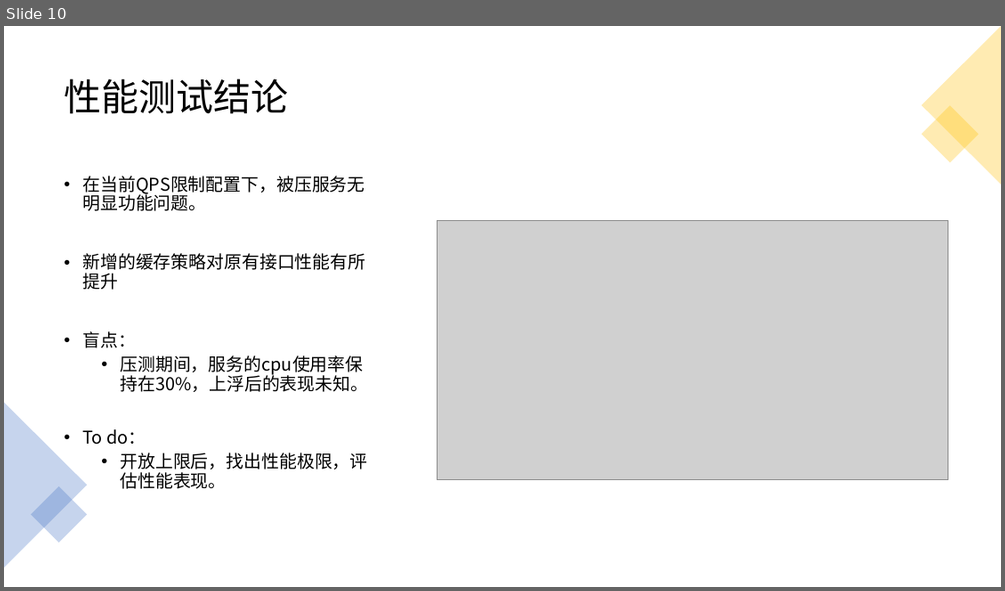
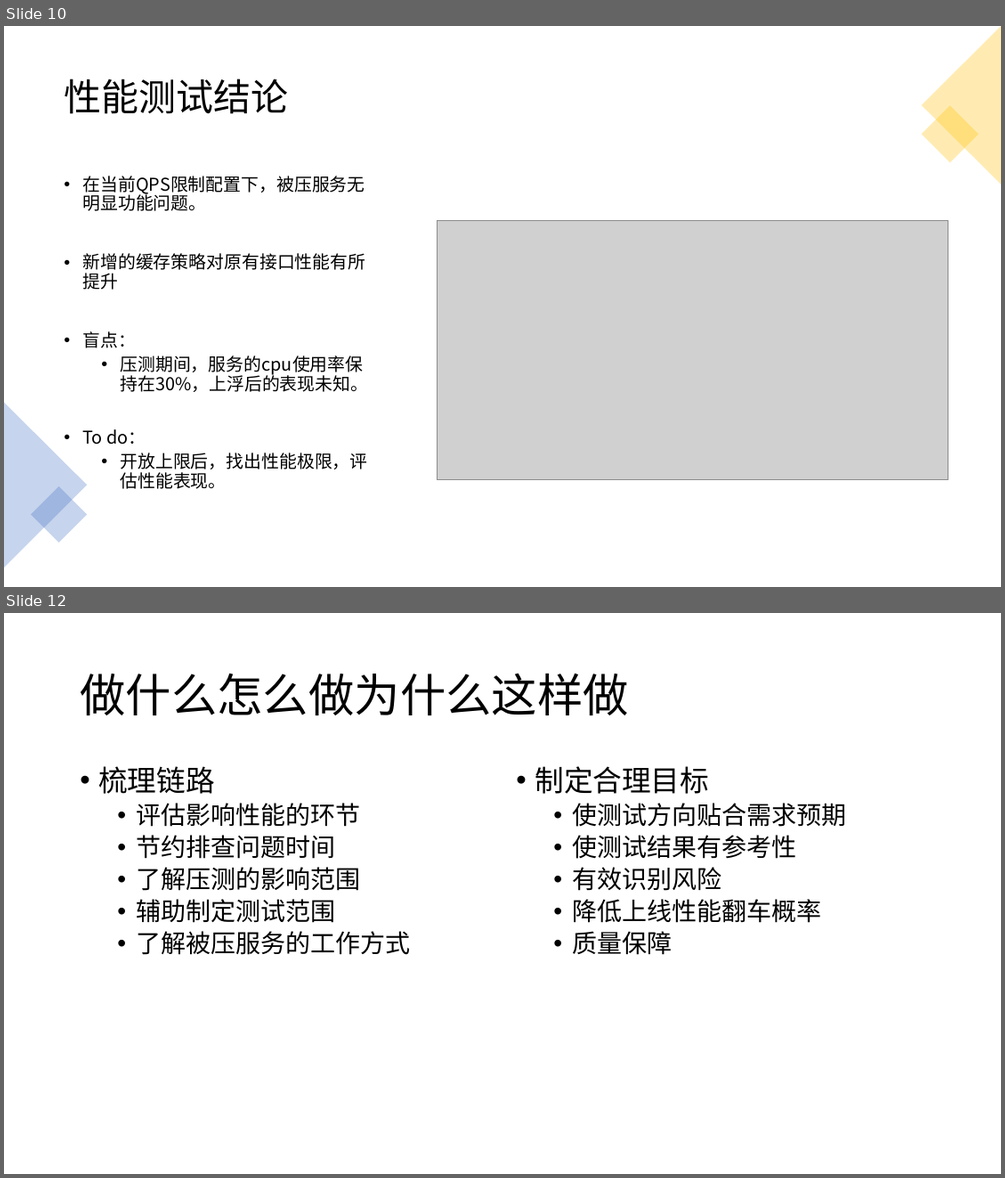
Before and after one commit to Rexixe1993/-, a slide deck: D99压测分享会.pptx. Shown one above the other, each under a label of ours: slide 10 before the commit, slides 10 and 12 after it; the slides between them are not shown. The pictures are 1005x591 and 1005x1178 pixels, drawn with LibreOffice and Linux fonts; fonts in the diff are those of the drawing; grey boxes stand for pictures. Boxes give left, top, right and bottom in pixels: in the first picture for what was removed or moved away, otherwise in the second. Text is boxed around its words. In the diff, an @@ line names an element or a change of style, - is before the commit and + after.

```diff
--- a/D99压测分享会.pptx
+++ b/D99压测分享会.pptx
@@ slide 12 added at box(4, 613, 1001, 1174), background #FFFFFF @@
@@ title added at box(80, 673, 628, 715), 44 pt, text #000000 @@
+做什么怎么做为什么这样做
@@ text added at box(98, 766, 410, 955), 24 pt, text #000000 @@
+• 梳理链路
+  • 评估影响性能的环节
+  • 节约排查问题时间
+  • 了解压测的影响范围
+  • 辅助制定测试范围
+  • 了解被压服务的工作方式
@@ text added at box(534, 766, 846, 955), 24 pt, text #000000 @@
+• 制定合理目标
+  • 使测试方向贴合需求预期
+  • 使测试结果有参考性
+  • 有效识别风险
+  • 降低上线性能翻车概率
+  • 质量保障
```
Also in this commit, not shown: 8 slides changed, 1 other slide added.
